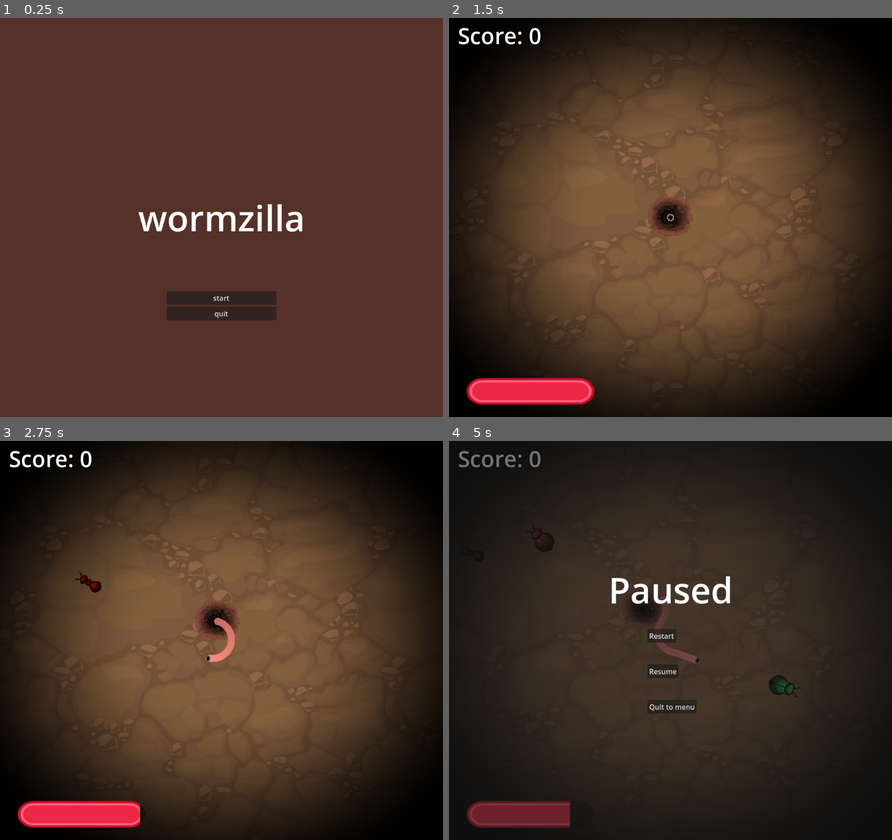
Above: before the commit, frames 1-4 (two rows, left to right).
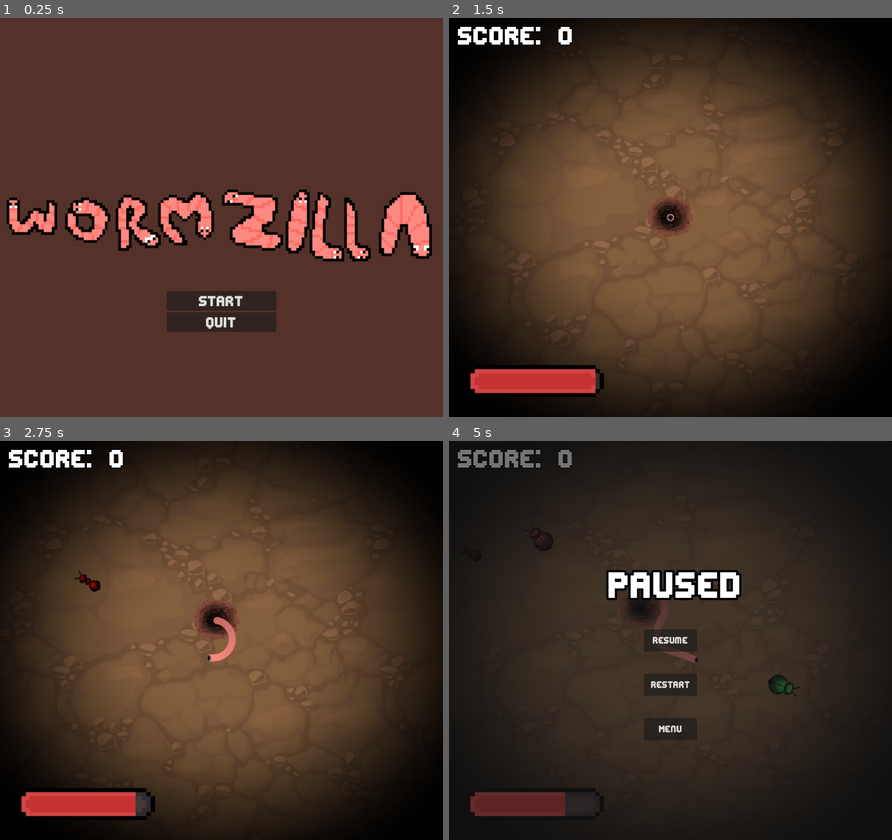
Above: after the commit, the same moments.

Repository: gooverr/Wormzilla
Game: Godot game, scene res://scenes/title_screen.tscn
Two runs of this game, one before a commit and one after it. Both use one fixed random seed, a clock stepped at 60 frames per second and the inputs below. Sound files missing from this copy of the repository are replaced by a short silence.
Inputs (mouse positions are in pixels of both pictures, inside the frame that each line leads up to):
- Up to frame 1 (0.25 s): no input
- Up to frame 2 (1.5 s): click "start" at 0.5 s; tap Enter at 1.25 s; move the mouse to (767, 197) at 1.27 s
- Up to frame 3 (2.75 s): tap Space at 2 s; move the mouse to (132, 660) at 2.02 s
- Up to frame 4 (5 s): move the mouse to (714, 552) at 2.77 s; move the mouse to (648, 720) at 3.52 s; move the mouse to (803, 700) at 4.27 s; tap Escape (ui_cancel) at 4.9 s

The runs differ from the first frame. In frame 1, 9.7% of the frame differs, in the area x 1-98%, y 42-79%; in frame 2, 3.4%; in frame 3, 3.6%; in frame 4, 5.4%.

Commit message:
Sounds, Rocks

Diff:
--- a/prefabs/HungerBar.tscn
+++ b/prefabs/HungerBar.tscn
@@ -1,7 +1,7 @@
 [gd_scene load_steps=4 format=3 uid="uid://bxqsfykh2dtrj"]
 
-[ext_resource type="Texture2D" uid="uid://brwvqeqdyhrfr" path="res://Textures/bar_shadow_round_large.png" id="1_xpft5"]
-[ext_resource type="Texture2D" uid="uid://bhhjob6sfnqry" path="res://Textures/bar_round_large.png" id="2_oxaea"]
+[ext_resource type="Texture2D" uid="uid://bamxqhipypv4d" path="res://Textures/UnderBar.png" id="1_27pc8"]
+[ext_resource type="Texture2D" uid="uid://cvjlyy2bj0ta8" path="res://Textures/OverBar.png" id="2_ov3re"]
 [ext_resource type="Script" path="res://scripts/hungerbar.gd" id="3_5h7s1"]
 
 [node name="HungerBar" type="CanvasLayer"]
@@ -11,13 +11,13 @@
 anchors_preset = 2
 anchor_top = 1.0
 anchor_bottom = 1.0
-offset_left = 40.0
-offset_top = -88.0
-offset_right = 232.0
-offset_bottom = -40.0
+offset_left = 32.0
+offset_top = -92.0001
+offset_right = 224.0
+offset_bottom = -44.0001
 grow_vertical = 0
-scale = Vector2(1.5, 1.25)
+scale = Vector2(1.8, 1.5)
 value = 100.0
-texture_under = ExtResource("1_xpft5")
-texture_progress = ExtResource("2_oxaea")
+texture_under = ExtResource("1_27pc8")
+texture_progress = ExtResource("2_ov3re")
 script = ExtResource("3_5h7s1")
--- /dev/null
+++ b/prefabs/player.gdshader
@@ -0,0 +1,22 @@
+shader_type canvas_item;
+
+uniform vec4 line_color : source_color = vec4(1.0);
+uniform float line_thickness : hint_range(0, 10) = 1.0;
+
+const vec2 OFFSETS[8] = {
+	vec2(-1, -1), vec2(-1, 0), vec2(-1, 1), vec2(0, -1), vec2(0, 1),
+	vec2(1, -1), vec2(1, 0), vec2(1, 1)
+};
+
+void fragment() {
+	vec2 size = TEXTURE_PIXEL_SIZE * line_thickness;
+	float outline = 0.0;
+
+	for (int i = 0; i < OFFSETS.length(); i++) {
+		outline += texture(TEXTURE, UV + size * OFFSETS[i]).a;
+	}
+	outline = min(outline, 1.0);
+
+	vec4 color = texture(TEXTURE, UV);
+	COLOR = mix(color, line_color, outline - color.a);
+}
--- a/prefabs/player.tscn
+++ b/prefabs/player.tscn
@@ -1,12 +1,19 @@
-[gd_scene load_steps=8 format=3 uid="uid://buiprln41cfpx"]
+[gd_scene load_steps=11 format=3 uid="uid://buiprln41cfpx"]
 
+[ext_resource type="Shader" path="res://prefabs/player.gdshader" id="1_2gctb"]
 [ext_resource type="Texture2D" uid="uid://b573llkyn75ps" path="res://Textures/Character3.png" id="1_g3h3d"]
 [ext_resource type="Texture2D" uid="uid://c8aamfx0l427h" path="res://Textures/Character2.png" id="1_p7bh5"]
+[ext_resource type="Script" path="res://scripts/camera_2d.gd" id="3_j2h35"]
+
+[sub_resource type="ShaderMaterial" id="ShaderMaterial_kx6qg"]
+shader = ExtResource("1_2gctb")
+shader_parameter/line_color = Color(0, 0, 0, 1)
+shader_parameter/line_thickness = 10.0
+
+[sub_resource type="ShaderMaterial" id="ShaderMaterial_o0mbw"]
 
 [sub_resource type="CircleShape2D" id="CircleShape2D_c8a0k"]
 radius = 20.0
-
-[sub_resource type="CanvasItemMaterial" id="CanvasItemMaterial_r8wyu"]
 
 [sub_resource type="Gradient" id="Gradient_rxyh3"]
 colors = PackedColorArray(1, 1, 1, 1, 0.662452, 0.662452, 0.662452, 1)
@@ -21,9 +28,11 @@
 color_ramp = SubResource("GradientTexture1D_iw4fs")
 
 [node name="player" type="Area2D"]
+material = SubResource("ShaderMaterial_kx6qg")
 metadata/_edit_group_ = true
 
 [node name="Sprite2D" type="Sprite2D" parent="."]
+material = SubResource("ShaderMaterial_o0mbw")
 rotation = 3.14159
 texture = ExtResource("1_g3h3d")
 
@@ -32,12 +41,12 @@
 
 [node name="GPUParticles2D" type="GPUParticles2D" parent="."]
 show_behind_parent = true
-material = SubResource("CanvasItemMaterial_r8wyu")
 amount = 80
 process_material = SubResource("ParticleProcessMaterial_5aj4h")
 texture = ExtResource("1_p7bh5")
 
-[node name="Camera2D" type="Camera2D" parent="."]
+[node name="Camera2D" type="Camera2D" parent="." groups=["MainCamera"]]
 zoom = Vector2(0.5, 0.5)
 position_smoothing_enabled = true
 position_smoothing_speed = 2.0
+script = ExtResource("3_j2h35")
--- /dev/null
+++ b/prefabs/rock.tscn
@@ -0,0 +1,17 @@
+[gd_scene load_steps=3 format=3 uid="uid://budgwhvjtmfgr"]
+
+[ext_resource type="Script" path="res://scripts/rock.gd" id="1_4kx6l"]
+
+[sub_resource type="CircleShape2D" id="CircleShape2D_fw568"]
+
+[node name="Rock" type="Area2D"]
+script = ExtResource("1_4kx6l")
+
+[node name="CollisionShape2D" type="CollisionShape2D" parent="."]
+scale = Vector2(7, 7)
+shape = SubResource("CircleShape2D_fw568")
+
+[node name="Sprite2D" type="Sprite2D" parent="."]
+scale = Vector2(0.8, 0.8)
+
+[node name="AudioStreamPlayer" type="AudioStreamPlayer" parent="."]
--- a/scenes/tunnel.tscn
+++ b/prefabs/tunnel.tscn
@@ -12,8 +12,15 @@
 
 [node name="TunnelEffect" type="ColorRect" parent="."]
 material = SubResource("ShaderMaterial_k2h3t")
-offset_left = -424.0
-offset_top = -152.0
-offset_right = 1576.0
-offset_bottom = 1448.0
+anchors_preset = 8
+anchor_left = 0.5
+anchor_top = 0.5
+anchor_right = 0.5
+anchor_bottom = 0.5
+offset_left = -1000.0
+offset_top = -800.0
+offset_right = 1000.0
+offset_bottom = 800.0
+grow_horizontal = 2
+grow_vertical = 2
 color = Color(0, 0, 0, 1)
--- a/scenes/death_screen.tscn
+++ b/scenes/death_screen.tscn
@@ -1,11 +1,18 @@
-[gd_scene load_steps=3 format=3 uid="uid://cp5bfettkcvbv"]
+[gd_scene load_steps=6 format=3 uid="uid://cp5bfettkcvbv"]
 
 [ext_resource type="Script" path="res://scripts/deathscreen.gd" id="1_tvwav"]
+[ext_resource type="FontFile" uid="uid://d2vnc2n0ygt8h" path="res://Fonts/editundo.ttf" id="2_1gtcr"]
+[ext_resource type="AudioStream" uid="uid://dw1ev18lqc4lq" path="res://Sounds/Lose.wav" id="2_yodqm"]
 
 [sub_resource type="LabelSettings" id="LabelSettings_p3bfd"]
-font_size = 80
+font = ExtResource("2_1gtcr")
+font_size = 110
 outline_size = 20
-outline_color = Color(0, 0, 0, 1)
+outline_color = Color(0.780392, 0, 0, 1)
+
+[sub_resource type="LabelSettings" id="LabelSettings_l2u0a"]
+font = ExtResource("2_1gtcr")
+font_size = 30
 
 [node name="DeathScreen" type="CanvasLayer" groups=["DeathScreen"]]
 process_mode = 3
@@ -33,14 +40,15 @@
 anchor_top = 0.5
 anchor_right = 0.5
 anchor_bottom = 0.5
-offset_left = -275.0
-offset_top = -150.0
-offset_right = 278.0
-offset_bottom = -40.0
+offset_left = -276.5
+offset_top = -175.0
+offset_right = 276.5
+offset_bottom = -65.0
 grow_horizontal = 2
 grow_vertical = 2
 text = "You Starved"
 label_settings = SubResource("LabelSettings_p3bfd")
+horizontal_alignment = 1
 
 [node name="TryAgainButton" type="Button" parent="."]
 anchors_preset = 8
@@ -48,9 +56,32 @@
 anchor_top = 0.5
 anchor_right = 0.5
 anchor_bottom = 0.5
-offset_left = -96.0
-offset_right = 96.0
-offset_bottom = 96.0
+offset_left = -75.0
+offset_top = 12.5
+offset_right = 75.0
+offset_bottom = 87.5
 grow_horizontal = 2
 grow_vertical = 2
-text = "RESTART"
+theme_override_fonts/font = ExtResource("2_1gtcr")
+theme_override_font_sizes/font_size = 25
+text = "Try Again
+"
+
+[node name="Label" type="Label" parent="."]
+anchors_preset = 8
+anchor_left = 0.5
+anchor_top = 0.5
+anchor_right = 0.5
+anchor_bottom = 0.5
+offset_left = -124.0
+offset_top = -50.0
+offset_right = 124.0
+offset_bottom = 30.0
+grow_horizontal = 2
+grow_vertical = 2
+text = "Final score: 0"
+label_settings = SubResource("LabelSettings_l2u0a")
+horizontal_alignment = 1
+
+[node name="AudioStreamPlayer" type="AudioStreamPlayer" parent="."]
+stream = ExtResource("2_yodqm")
--- a/scenes/game.tscn
+++ b/scenes/game.tscn
@@ -9,8 +9,12 @@
 [ext_resource type="PackedScene" uid="uid://dvdojj50hfjq" path="res://prefabs/food.tscn" id="7_43g7p"]
 [ext_resource type="PackedScene" uid="uid://cp5bfettkcvbv" path="res://scenes/death_screen.tscn" id="8_h5is4"]
 [ext_resource type="Script" path="res://scripts/score.gd" id="9_ctfq8"]
-[ext_resource type="PackedScene" uid="uid://chvr0uow3x2x3" path="res://scenes/tunnel.tscn" id="10_r0m1m"]
+[ext_resource type="FontFile" uid="uid://d2vnc2n0ygt8h" path="res://Fonts/editundo.ttf" id="10_8fw2m"]
+[ext_resource type="PackedScene" uid="uid://chvr0uow3x2x3" path="res://prefabs/tunnel.tscn" id="10_r0m1m"]
 [ext_resource type="PackedScene" uid="uid://dpm0guu7awebg" path="res://scenes/pause_menu.tscn" id="11_laf22"]
+[ext_resource type="Script" path="res://scripts/rock_spawner.gd" id="12_wq828"]
+[ext_resource type="PackedScene" uid="uid://budgwhvjtmfgr" path="res://prefabs/rock.tscn" id="13_qmeq7"]
+[ext_resource type="Texture2D" uid="uid://d1k8p8gh48gvv" path="res://Textures/speed.jpg" id="15_abnxp"]
 
 [sub_resource type="GDScript" id="GDScript_uyv7r"]
 script/source = "extends Node2D
@@ -52,7 +56,8 @@
 "
 
 [sub_resource type="LabelSettings" id="LabelSettings_nales"]
-font_size = 50
+font = ExtResource("10_8fw2m")
+font_size = 70
 outline_size = 10
 outline_color = Color(0, 0, 0, 1)
 
@@ -60,12 +65,16 @@
 script = SubResource("GDScript_uyv7r")
 
 [node name="player" parent="." groups=["Player"] instance=ExtResource("1_43qf2")]
+material = null
 position = Vector2(576, 648)
 script = ExtResource("2_mt1bp")
 
 [node name="Background" parent="." instance=ExtResource("3_we4tt")]
 
 [node name="HungerBar" parent="." instance=ExtResource("4_j1ccm")]
+offset = Vector2(10, -25)
+scale = Vector2(0.9, 1)
+transform = Transform2D(0.9, 0, 0, 1, 10, -25)
 
 [node name="SpawnHole" type="Sprite2D" parent="."]
 show_behind_parent = true
@@ -80,7 +89,7 @@
 [node name="DeathScreen" parent="." instance=ExtResource("8_h5is4")]
 visible = false
 
-[node name="Score" type="CanvasLayer" parent="."]
+[node name="Score" type="CanvasLayer" parent="." groups=["Score"]]
 layer = 2
 script = ExtResource("9_ctfq8")
 
@@ -96,3 +105,17 @@
 
 [node name="PauseMenu" parent="." instance=ExtResource("11_laf22")]
 visible = false
+
+[node name="RockSpawner" type="Node2D" parent="."]
+script = ExtResource("12_wq828")
+rock_scene = ExtResource("13_qmeq7")
+
+[node name="Speed" type="CanvasLayer" parent="."]
+visible = false
+
+[node name="Sprite2D" type="Sprite2D" parent="Speed"]
+visible = false
+modulate = Color(1, 1, 1, 0)
+position = Vector2(500, 450)
+scale = Vector2(4.52489, 3.94737)
+texture = ExtResource("15_abnxp")
--- a/scenes/pause_menu.tscn
+++ b/scenes/pause_menu.tscn
@@ -1,9 +1,13 @@
-[gd_scene load_steps=3 format=3 uid="uid://dpm0guu7awebg"]
+[gd_scene load_steps=4 format=3 uid="uid://dpm0guu7awebg"]
 
 [ext_resource type="Script" path="res://scripts/pause_menu.gd" id="1_nd3y0"]
+[ext_resource type="FontFile" uid="uid://d2vnc2n0ygt8h" path="res://Fonts/editundo.ttf" id="2_5vn6g"]
 
 [sub_resource type="LabelSettings" id="LabelSettings_wqb7o"]
-font_size = 80
+font = ExtResource("2_5vn6g")
+font_size = 100
+outline_size = 20
+outline_color = Color(0, 0, 0, 1)
 
 [node name="PauseMenu" type="CanvasLayer"]
 process_mode = 3
@@ -11,8 +15,17 @@
 script = ExtResource("1_nd3y0")
 
 [node name="Panel" type="Panel" parent="."]
-offset_right = 1000.0
-offset_bottom = 900.0
+anchors_preset = 8
+anchor_left = 0.5
+anchor_top = 0.5
+anchor_right = 0.5
+anchor_bottom = 0.5
+offset_left = -500.0
+offset_top = -450.0
+offset_right = 500.0
+offset_bottom = 450.0
+grow_horizontal = 2
+grow_vertical = 2
 
 [node name="Label" type="Label" parent="Panel"]
 layout_mode = 0
@@ -24,28 +37,55 @@
 label_settings = SubResource("LabelSettings_wqb7o")
 
 [node name="RestartButton" type="Button" parent="Panel"]
-layout_mode = 0
-offset_left = 448.0
-offset_top = 424.0
-offset_right = 513.0
-offset_bottom = 455.0
+layout_mode = 1
+anchors_preset = 8
+anchor_left = 0.5
+anchor_top = 0.5
+anchor_right = 0.5
+anchor_bottom = 0.5
+offset_left = -60.0
+offset_top = 75.0
+offset_right = 60.0
+offset_bottom = 125.0
+grow_horizontal = 2
+grow_vertical = 2
+theme_override_fonts/font = ExtResource("2_5vn6g")
+theme_override_font_sizes/font_size = 25
 text = "Restart"
 
 [node name="ResumeButton" type="Button" parent="Panel"]
-layout_mode = 0
-offset_left = 448.0
-offset_top = 504.0
-offset_right = 518.0
-offset_bottom = 535.0
+layout_mode = 1
+anchors_preset = 8
+anchor_left = 0.5
+anchor_top = 0.5
+anchor_right = 0.5
+anchor_bottom = 0.5
+offset_left = -60.0
+offset_top = -25.0
+offset_right = 60.0
+offset_bottom = 25.0
+grow_horizontal = 2
+grow_vertical = 2
+theme_override_fonts/font = ExtResource("2_5vn6g")
+theme_override_font_sizes/font_size = 25
 text = "Resume"
 
 [node name="QuitButton" type="Button" parent="Panel"]
-layout_mode = 0
-offset_left = 448.0
-offset_top = 584.0
-offset_right = 559.0
-offset_bottom = 615.0
-text = "Quit to menu"
+layout_mode = 1
+anchors_preset = 8
+anchor_left = 0.5
+anchor_top = 0.5
+anchor_right = 0.5
+anchor_bottom = 0.5
+offset_left = -60.0
+offset_top = 175.0
+offset_right = 60.0
+offset_bottom = 225.0
+grow_horizontal = 2
+grow_vertical = 2
+theme_override_fonts/font = ExtResource("2_5vn6g")
+theme_override_font_sizes/font_size = 25
+text = "Menu"
 
 [connection signal="pressed" from="Panel/RestartButton" to="." method="_on_restart_button_pressed"]
 [connection signal="pressed" from="Panel/ResumeButton" to="." method="_on_resume_button_pressed"]
--- a/scenes/title_screen.tscn
+++ b/scenes/title_screen.tscn
@@ -1,6 +1,8 @@
-[gd_scene load_steps=3 format=3 uid="uid://chr5w057kqdee"]
+[gd_scene load_steps=5 format=3 uid="uid://chr5w057kqdee"]
 
 [ext_resource type="Script" path="res://scripts/title_screen.gd" id="1_n7l1j"]
+[ext_resource type="FontFile" uid="uid://d2vnc2n0ygt8h" path="res://Fonts/editundo.ttf" id="2_fdqjg"]
+[ext_resource type="Texture2D" uid="uid://cc7hiuwj5k3ec" path="res://Textures/Title.png" id="2_plre4"]
 
 [sub_resource type="LabelSettings" id="LabelSettings_o54sk"]
 font_size = 80
@@ -9,6 +11,7 @@
 script = ExtResource("1_n7l1j")
 
 [node name="Label" type="Label" parent="."]
+visible = false
 anchors_preset = 8
 anchor_left = 0.5
 anchor_top = 0.5
@@ -38,12 +41,21 @@
 
 [node name="StartButton" type="Button" parent="VBoxContainer"]
 layout_mode = 2
+theme_override_fonts/font = ExtResource("2_fdqjg")
+theme_override_font_sizes/font_size = 40
 text = "start
 "
 
 [node name="QuitButton" type="Button" parent="VBoxContainer"]
 layout_mode = 2
+theme_override_fonts/font = ExtResource("2_fdqjg")
+theme_override_font_sizes/font_size = 40
 text = "quit"
+
+[node name="Sprite2D" type="Sprite2D" parent="."]
+position = Vector2(504, 480)
+scale = Vector2(1.5, 1.5)
+texture = ExtResource("2_plre4")
 
 [connection signal="pressed" from="VBoxContainer/StartButton" to="." method="_on_start_button_pressed"]
 [connection signal="pressed" from="VBoxContainer/QuitButton" to="." method="_on_quit_button_pressed"]
--- a/scripts/HungerBar.gd
+++ b/scripts/HungerBar.gd
@@ -3,8 +3,6 @@
 @export var drain_rate: float = 6.5
 var is_draining: bool = true
 var real_value: float
-
-@onready var death_screen = get_tree().get_first_node_in_group("DeathScreen")
 
 func _ready():
 	step = 0.0
@@ -12,20 +10,26 @@
 
 func _process(delta):
 	if is_draining:
-		await get_tree().create_timer(1.5).timeout
+		# Drain hunger every frame
 		real_value -= drain_rate * delta
 		real_value = clamp(real_value, min_value, max_value)
 		value = real_value
 
+		# When hunger runs out
 		if real_value <= min_value:
 			_on_bar_empty()
 
 func _on_bar_empty():
 	is_draining = false
 	print("💀 Hunger empty — Game Over!")
+
+	var death_screen = get_tree().get_first_node_in_group("DeathScreen")
 	if death_screen:
-		death_screen.visible = true
-		get_tree().paused = true
+		# Call the death screen's show function
+		if death_screen.has_method("show_death_screen"):
+			death_screen.show_death_screen()
+		else:
+			print("⚠ DeathScreen found but missing method 'show_death_screen'")
 	else:
 		push_warning("⚠ No DeathScreen found in group 'DeathScreen'")
 
--- /dev/null
+++ b/scripts/camera_2d.gd
@@ -0,0 +1,25 @@
+extends Camera2D
+
+@export var shake_intensity: float = 5.0
+@export var shake_duration: float = 0.2
+
+var shake_timer: float = 0.0
+var original_offset := Vector2.ZERO
+
+func _ready():
+	original_offset = offset
+
+func _process(delta):
+	if shake_timer > 0:
+		shake_timer -= delta
+		offset = original_offset + Vector2(
+			randf_range(-shake_intensity, shake_intensity),
+			randf_range(-shake_intensity, shake_intensity)
+		)
+	else:
+		offset = original_offset
+
+func shake(intensity: float = 5.0, duration: float = 0.2):
+	shake_intensity = intensity
+	shake_duration = duration
+	shake_timer = duration
--- a/scripts/deathscreen.gd
+++ b/scripts/deathscreen.gd
@@ -1,10 +1,40 @@
 extends CanvasLayer
+
+@onready var final_score_label: Label = $Label
+@onready var try_again_button: Button = $TryAgainButton
+@onready var death_sound: AudioStreamPlayer = $AudioStreamPlayer  # Add this line!
 
 func _ready():
 	visible = false
-	$TryAgainButton.connect("pressed", Callable(self, "_on_try_again_pressed"))
+	if try_again_button:
+		try_again_button.connect("pressed", Callable(self, "_on_try_again_pressed"))
+	else:
+		push_warning("⚠ TryAgainButton not found!")
+
+# Called when the player dies
+func show_death_screen():
+	print("📜 show_death_screen() called!")
+
+	var score_manager = get_tree().get_first_node_in_group("Score")
+	if score_manager:
+		print("✅ Score manager found! Final score =", score_manager.score)
+		final_score_label.text = "Final Score: " + str(score_manager.score)
+	else:
+		print("❌ Score manager not found. Defaulting to 0.")
+		final_score_label.text = "Final Score: 0"
+
+	# ✅ Make visible and pause the game
+	visible = true
+	get_tree().paused = true
+	print("⏸ Game paused and death screen visible.")
+
+	# ✅ Play death sound
+	if death_sound:
+		death_sound.play()
+	else:
+		push_warning("⚠ AudioStreamPlayer not found for death sound!")
 
 func _on_try_again_pressed():
-	print("🔄 Restart button clicked!")  # debug
+	print("🔄 Restart button clicked!")
 	get_tree().paused = false
 	get_tree().reload_current_scene()
--- a/scripts/player.gd
+++ b/scripts/player.gd
@@ -16,23 +16,25 @@
 
 var face2 = preload("res://Textures/Character.png")
 var face1 = preload("res://Textures/Character3.png")
+var goo1 = preload("res://Textures/CharacterTeethGoo1.png")
+var goo2 = preload("res://Textures/CharacterTeethGoo2.png")
+var goo3 = preload("res://Textures/CharacterTeethGoo3.png")
 
 var score_manager = null
 
 func _ready():
 	reset_particles()
 	score_manager = get_node("/root/game/Score")  # Adjust path to your score UI node
+	change_face_later()  # ✅ moved delayed texture/speed change here (runs once)
 
 func reset_particles():
-	# Reset basic particle properties
 	particles.scale = default_trail_scale
 	particles.lifetime = 1.0
 	particles.amount_ratio = 1.0
 
-	# ✅ Reset the process material values
 	if particles.process_material:
-		particles.process_material.scale = Vector2(1, 1)  # Original scale
-		particles.process_material.color = Color(1, 1, 1, 1)  # Reset to fully visible white
+		particles.process_material.scale = Vector2(1, 1)
+		particles.process_material.color = Color(1, 1, 1, 1)
 
 	print("Particles fully reset!")
 
@@ -55,6 +57,8 @@
 
 	position += transform.y * speed * delta
 
+# ✅ runs once (instead of every frame) to change to face2 after a delay
+func change_face_later() -> void:
 	await get_tree().create_timer(1.5).timeout
 	character.texture = face2
 	speed = 400
@@ -65,18 +69,27 @@
 		turn_speed -= 1.5
 		lifetime += 0.1
 		zoom -= 0.005
-		if score_manager:
-			score_manager.increase_score(1)
+
+		print(sizeamount)
+
+		# ✅ fixed texture order — biggest → smallest
+		if sizeamount >= 5.0:
+			character.texture = goo3
+		elif sizeamount >= 3.7:
+			character.texture = goo2
+		elif sizeamount >= 2.3:
+			character.texture = goo1
+
+	# ✅ keep scoring etc.
+	if score_manager:
+		score_manager.increase_score(1)
 
 	particles.lifetime = lifetime
 	particles.amount_ratio = 1.0
 	if particles.amount_ratio <= 15:
 		particles.amount_ratio += lengthratio
-	particles.process_material.scale.x = sizeamount
-	particles.process_material.scale.y = sizeamount
-	character.scale.x = sizeamount
-	character.scale.y = sizeamount
-	collision.scale.x = sizeamount
-	collision.scale.y = sizeamount
-	camera.zoom.x = zoom
-	camera.zoom.y = zoom
+	particles.process_material.scale = Vector2(sizeamount, sizeamount)
+
+	character.scale = Vector2(sizeamount, sizeamount)
+	collision.scale = Vector2(sizeamount, sizeamount)
+	camera.zoom = Vector2(zoom, zoom)
--- /dev/null
+++ b/scripts/rock.gd
@@ -0,0 +1,78 @@
+extends Area2D
+
+@export var hunger_fill_amount: float = -25
+@export var fade_in_time: float = 1.0
+@export var fade_out_time: float = 0.3
+@export var shake_intensity: float = 20.0
+@export var shake_duration: float = 0.3
+
+const ROCK_SPRITES = [
+	preload("res://Textures/Rockv3.1.png"),
+	preload("res://Textures/Rockv3.2.png"),
+	preload("res://Textures/Rockv3.3.png")
+]
+
+const ROCK_SOUNDS = [
+	preload("res://Sounds/Hurt1.wav"),
+	preload("res://Sounds/Hurt2.wav"),
+	preload("res://Sounds/Hurt3.wav"),
+	preload("res://Sounds/Hurt4.wav"),
+	preload("res://Sounds/Hurt5.wav")
+]
+
+var player: Node
+var hunger_bar
+var camera: Camera2D
+@onready var sprite_node: Sprite2D = $Sprite2D
+@onready var audio_player: AudioStreamPlayer = $AudioStreamPlayer
+var fading_out := false
+
+func _ready():
+	player = get_tree().get_first_node_in_group("Player")
+	hunger_bar = get_tree().get_first_node_in_group("HungerBar")
+	camera = get_tree().get_first_node_in_group("MainCamera") # <-- Add your Camera2D to this group!
+
+	# ✅ Assign random sprite
+	if sprite_node and ROCK_SPRITES.size() > 0:
+		sprite_node.texture = ROCK_SPRITES[randi() % ROCK_SPRITES.size()]
+
+	# ✅ Fade in
+	sprite_node.modulate.a = 0.0
+	var tween = create_tween()
+	tween.tween_property(sprite_node, "modulate:a", 1.0, fade_in_time)
+
+	# ✅ Connect collision detection
+	if not is_connected("area_entered", Callable(self, "_on_area_entered")):
+		connect("area_entered", Callable(self, "_on_area_entered"))
+
+func _on_area_entered(area):
+	if fading_out:
+		return
+
+	if area.is_in_group("Player"):
+		if hunger_bar and hunger_bar.has_method("add_hunger"):
+			hunger_bar.call("add_hunger", hunger_fill_amount)
+
+		# 🎧 Play a random rock collision sound
+		audio_player.stream = ROCK_SOUNDS[randi() % ROCK_SOUNDS.size()]
+		audio_player.play()
+
+		# 💥 Shake the camera
+		if camera and camera.has_method("shake"):
+			camera.shake(shake_intensity, shake_duration)
+
+		start_fade_out()
+
+func start_fade_out():
+	if fading_out or not sprite_node:
+		return
+	fading_out = true
+
+	var tween = create_tween()
+	tween.tween_property(sprite_node, "modulate:a", 0.0, fade_out_time)
+	tween.connect("finished", Callable(self, "_on_fade_complete"))
+
+func _on_fade_complete():
+	if audio_player.playing:
+		await audio_player.finished
+	queue_free()
--- /dev/null
+++ b/scripts/rock_spawner.gd
@@ -0,0 +1,88 @@
+extends Node2D
+
+@export var rock_scene: PackedScene
+@export var min_spawn_distance: float = 1500.0     # Minimum distance from player (offscreen start)
+@export var max_spawn_distance: float = 2400.0    # Maximum distance from player
+@export var min_spacing: float = 650.0            # Minimum spacing between rocks
+@export var max_rocks: int = 25                   # Maximum rocks allowed at once
+@export var despawn_distance: float = 3400.0      # Distance from player before despawning
+@export var spawn_interval: float = 2.0
+
+var player: Node
+var rocks: Array = []
+var spawned_positions: Array = []
+
+
+func _ready():
+	player = get_tree().get_first_node_in_group("Player")
+	if not player:
+		push_warning("⚠️ Player not found! Add Player to 'Player' group.")
+		return
+	if not rock_scene:
+		push_warning("⚠️ Rock scene not assigned!")
+		return
+
+	var timer = Timer.new()
+	timer.wait_time = spawn_interval
+	timer.autostart = true
+	timer.connect("timeout", Callable(self, "_on_timer_timeout"))
+	add_child(timer)
+
+
+func _on_timer_timeout():
+	cleanup_distant_rocks()
+
+	# Only spawn if we haven't reached the maximum rock count
+	if rocks.size() < max_rocks:
+		spawn_rock()
+
+
+func spawn_rock():
+	if not rock_scene or not player:
+		return
+
+	var pos: Vector2
+	var valid_pos := false
+	var attempts := 0
+
+	while not valid_pos and attempts < 15:
+		attempts += 1
+
+		var angle = randf() * TAU
+		var distance = randf_range(min_spawn_distance, max_spawn_distance)
+		pos = player.global_position + Vector2(cos(angle), sin(angle)) * distance
+
+		valid_pos = true
+		for other_pos in spawned_positions:
+			if pos.distance_to(other_pos) < min_spacing:
+				valid_pos = false
+				break
+
+	if not valid_pos:
+		return
+
+	var rock = rock_scene.instantiate()
+	add_child(rock)
+	rock.global_position = pos
+
+	rocks.append(rock)
+	spawned_positions.append(pos)
+
+	# Keep arrays trimmed
+	if spawned_positions.size() > 100:
+		spawned_positions.pop_front()
+
+
+func cleanup_distant_rocks():
+	if not player:
+		return
+
+	for rock in rocks:
+		if not is_instance_valid(rock):
+			continue
+
+		if rock.global_position.distance_to(player.global_position) > despawn_distance:
+			rock.queue_free()
+
+	# Remove freed or invalid references
+	rocks = rocks.filter(func(r): return is_instance_valid(r))
Binary file added: Fonts/editundo.ttf
Not shown, added: Fonts/editundo.ttf.import
Not shown, added: Sounds/Hurt1.wav.import
Not shown, added: Sounds/Hurt2.wav.import
Not shown, added: Sounds/Hurt3.wav.import
Not shown, added: Sounds/Hurt4.wav.import
Not shown, added: Sounds/Hurt5.wav.import
Not shown, added: Sounds/Lose.wav.import
Binary file added: Textures/CharacterTeethGoo1.png
Not shown, added: Textures/CharacterTeethGoo1.png.import
Binary file added: Textures/CharacterTeethGoo2.png
Not shown, added: Textures/CharacterTeethGoo2.png.import
(and 38 more such lines)
